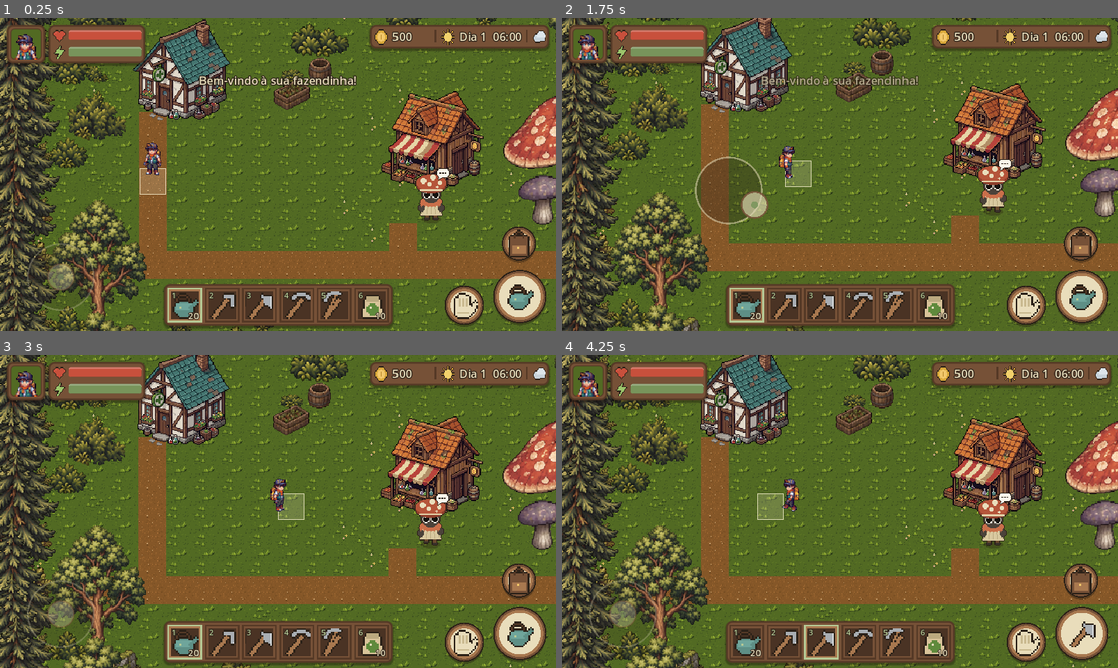
Above: before the commit, frames 1-4 (two rows, left to right).
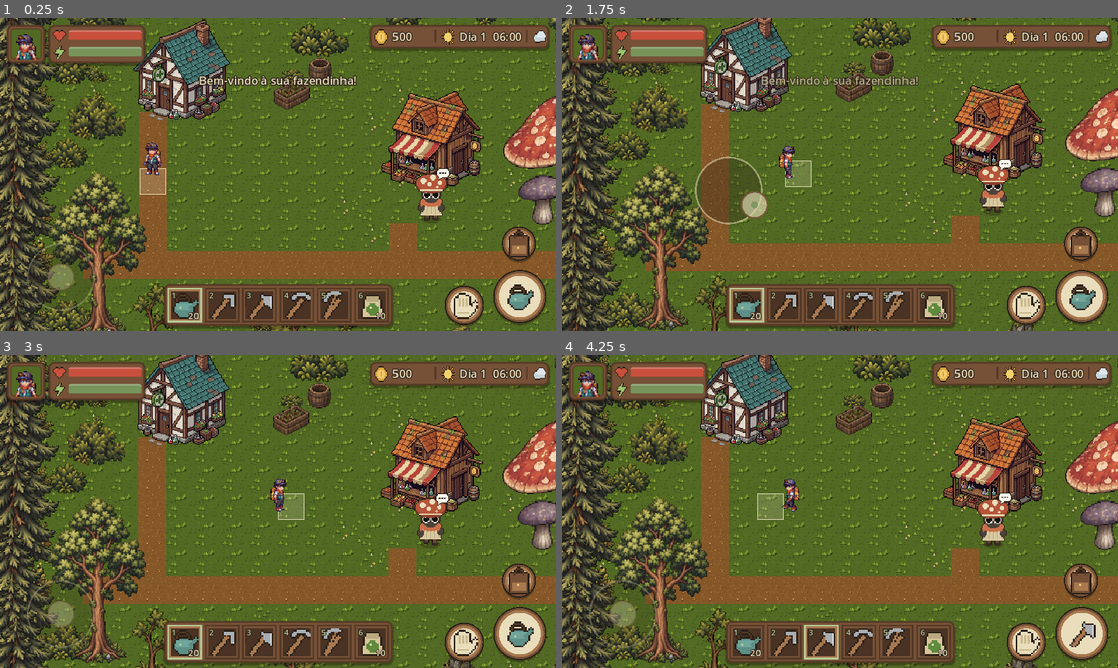
Above: after the commit, the same moments.

Repository: kyoubuerickfreitas-ux/fazendinha-fantastica
Game: Godot game, scene res://scenes/main.tscn
Two runs of this game, one before a commit and one after it. Both use one fixed random seed, a clock stepped at 60 frames per second and the inputs below.
Inputs (mouse positions are in pixels of both pictures, inside the frame that each line leads up to):
- Up to frame 1 (0.25 s): no input
- Up to frame 2 (1.75 s): tap Enter at 0.5 s; move the mouse to (962, 158) at 0.52 s; hold D (move_right) 0.53-1.25 s; hold E (interact) 0.53-1.25 s; click (962, 158) at 0.67 s; drag from (728, 190) to (812, 237) at 1.27 s
- Up to frame 3 (3 s): move the mouse to (333, 442) at 2.02 s; hold D (move_right) 2.03-2.75 s; hold E (interact) 2.03-2.75 s; tap 1 (slot_1) at 2.1 s; drag from (250, 574) to (111, 464) at 2.77 s
- Up to frame 4 (4.25 s): move the mouse to (1006, 558) at 3.52 s; hold A (move_left) from 3.53 s (still down); hold E (interact) from 3.53 s (still down); tap 3 (slot_3) at 3.6 s

The runs differ from the first frame. In frame 1, 5.4% of the frame differs, in the area x 7-85%, y 49-100%; in frame 2, 5.8%; in frame 3, 6.0%, in the area x 7-100%, y 45-100%; in frame 4, 6.0%.

Commit message:
Animais fantásticos: Moombor, Fofrança, Catarrápio e Piuplum
- tools/import_animals.py monta as spritesheets 4x4 de 64x64 a partir das folhas
  originais (detecta os quadros, remove o fundo xadrez pintado, espelha a direita)
- Animais passeiam pelo pasto, recebem carinho (amizade até 10) e no dia seguinte
  têm produto para coletar: leite, lã, trufa e ovo
- Novos itens vendáveis na caixa e na barraca; estado dos animais vai no save
- Teste automático cobre carinho, novo dia e coleta

Co-Authored-By: Claude Opus 5.5 <noreply@anthropic.com>
Claude-Session: https://claude.ai/code/session_01K8smMkd41S9KsmfWVPtWCG

Diff:
--- a/scripts/data/item_db.gd
+++ b/scripts/data/item_db.gd
@@ -12,7 +12,7 @@
 	"backpack": 21, "hand": 22, "bubble": 23, "moon": 24, "cloud": 25,
 }
 
-## type: tool | seed | crop | resource
+## type: tool | seed | crop | resource | product
 const ITEMS := {
 	"watering_can": {"name": "Regador", "icon": 0, "type": "tool", "desc": "Rega a terra arada. Encha na água do lago."},
 	"hoe": {"name": "Enxada", "icon": 1, "type": "tool", "desc": "Ara a grama para plantar."},
@@ -28,6 +28,11 @@
 	"tomato": {"name": "Tomate-Rubi", "icon": 9, "type": "crop", "sell": 70, "desc": "Vermelho como uma pedra preciosa."},
 	"kale": {"name": "Couve-Musgo", "icon": 10, "type": "crop", "sell": 35, "desc": "Folhas macias como musgo."},
 	"starflower": {"name": "Flor-Estrela", "icon": 11, "type": "crop", "sell": 110, "desc": "Brilha suavemente à noite."},
+
+	"milk": {"name": "Leite de Moombor", "icon": 26, "type": "product", "sell": 60, "desc": "Cremoso, com cheirinho de capim."},
+	"egg": {"name": "Ovo de Piuplum", "icon": 27, "type": "product", "sell": 30, "desc": "Cada ovo tem uma pintinha diferente."},
+	"wool": {"name": "Lã de Fofrança", "icon": 28, "type": "product", "sell": 80, "desc": "Macia como nuvem, com cheiro de flor."},
+	"truffle": {"name": "Trufa da Floresta", "icon": 29, "type": "product", "sell": 120, "desc": "Farejada pelo Catarrápio."},
 
 	"seed_carrot": {"name": "Sementes de Cenoura-Lunar", "icon": 12, "type": "seed", "crop": "carrot", "buy": 20, "desc": "Cresce em 3 dias."},
 	"seed_tomato": {"name": "Sementes de Tomate-Rubi", "icon": 13, "type": "seed", "crop": "tomato", "buy": 30, "desc": "Cresce em 4 dias."},
--- a/scripts/main.gd
+++ b/scripts/main.gd
@@ -79,16 +79,16 @@
 	var count := 0
 	for i in Game.INV_SIZE:
 		var s = Game.inventory[i]
-		if s != null and ItemDB.get_item(s["id"]).get("type", "") == "crop":
+		if s != null and ItemDB.get_item(s["id"]).get("type", "") in ["crop", "product"]:
 			total += ItemDB.sell_price(s["id"]) * int(s["qty"])
 			count += int(s["qty"])
 			Game.inventory[i] = null
 	if count == 0:
-		Game.toast.emit("Coloque colheitas aqui para vender.")
+		Game.toast.emit("Coloque colheitas e produtos aqui para vender.")
 		return
 	Game.inventory_changed.emit()
 	Game.add_money(total)
-	Game.toast.emit("Vendeu %d colheitas por %d moedas!" % [count, total])
+	Game.toast.emit("Vendeu %d itens por %d moedas!" % [count, total])
 
 
 func _sleep(rested: bool) -> void:
--- /dev/null
+++ b/scripts/world/animal.gd
@@ -0,0 +1,196 @@
+class_name Animal
+extends CharacterBody2D
+## Animal fantástico da fazenda: passeia pelo pasto, recebe carinho
+## e produz um item por dia quando foi bem cuidado no dia anterior.
+## Spritesheet 4x4 de 64x64. Linhas: baixo, esquerda, direita, cima. Pés em y=58.
+
+const SPECIES := {
+	"moombor": {"name": "Moombor", "speed": 22.0, "product": "milk", "chance": 1.0,
+		"body": Vector2(26, 10), "fps": 5.0},
+	"fofranca": {"name": "Fofrança", "speed": 20.0, "product": "wool", "chance": 1.0,
+		"body": Vector2(24, 10), "fps": 5.0},
+	"catarrapio": {"name": "Catarrápio", "speed": 30.0, "product": "truffle", "chance": 0.6,
+		"body": Vector2(20, 8), "fps": 7.0},
+	"piuplum": {"name": "Piuplum", "speed": 34.0, "product": "egg", "chance": 1.0,
+		"body": Vector2(12, 6), "fps": 8.0},
+}
+
+enum Dir { DOWN, LEFT, RIGHT, UP }
+
+var species := ""
+var nickname := ""
+var friendship := 0          # 0..10 corações
+var petted_today := false
+var has_product := false
+var area := Rect2()          # pasto onde ele passeia (em pixels)
+
+var _sprite: Sprite2D
+var _bubble: Sprite2D
+var _interact: Interactable
+var _dir := Dir.DOWN
+var _target := Vector2.ZERO
+var _wait := 0.0
+var _anim := 0.0
+var _rng := RandomNumberGenerator.new()
+
+
+func setup(p_species: String, p_area: Rect2, pos: Vector2) -> void:
+	species = p_species
+	nickname = SPECIES[species]["name"]
+	area = p_area
+	position = pos
+	_target = pos
+
+
+func _ready() -> void:
+	_rng.randomize()
+	_wait = _rng.randf_range(0.5, 3.0)
+	motion_mode = CharacterBody2D.MOTION_MODE_FLOATING
+
+	_sprite = Sprite2D.new()
+	_sprite.texture = load("res://assets/sprites/animals/%s.png" % species)
+	_sprite.hframes = 4
+	_sprite.vframes = 4
+	_sprite.position = Vector2(0, -26)
+	add_child(_sprite)
+
+	var col := CollisionShape2D.new()
+	var shape := RectangleShape2D.new()
+	shape.size = SPECIES[species]["body"]
+	col.shape = shape
+	col.position = Vector2(0, -shape.size.y / 2)
+	add_child(col)
+
+	_bubble = Sprite2D.new()
+	_bubble.visible = false
+	_bubble.position = Vector2(0, -50)
+	add_child(_bubble)
+
+	_interact = Interactable.new()
+	_interact.reach = 30.0
+	_interact.position = Vector2(0, -6)
+	_interact.interacted.connect(_on_interact)
+	add_child(_interact)
+	_refresh()
+
+
+func _physics_process(delta: float) -> void:
+	var v := Vector2.ZERO
+	if _wait > 0.0:
+		_wait -= delta
+		if _wait <= 0.0:
+			_pick_target()
+	else:
+		var to := _target - position
+		if to.length() < 3.0:
+			_wait = _rng.randf_range(1.5, 5.0)
+		else:
+			v = to.normalized() * float(SPECIES[species]["speed"])
+	velocity = v
+	var before := position
+	move_and_slide()
+	if v != Vector2.ZERO and position.distance_to(before) < 0.05:
+		_wait = _rng.randf_range(0.5, 2.0)   # esbarrou em algo: desiste
+
+	if v.length() > 0.1:
+		if abs(v.x) > abs(v.y):
+			_dir = Dir.RIGHT if v.x > 0 else Dir.LEFT
+		else:
+			_dir = Dir.DOWN if v.y > 0 else Dir.UP
+		_anim += delta * float(SPECIES[species]["fps"])
+		_sprite.frame = _dir * 4 + int(_anim) % 4
+	else:
+		_sprite.frame = _dir * 4
+	_bubble.position.y = -50 + sin(Time.get_ticks_msec() / 300.0) * 1.5
+
+
+func _pick_target() -> void:
+	_target = Vector2(
+		_rng.randf_range(area.position.x, area.end.x),
+		_rng.randf_range(area.position.y, area.end.y))
+	if position.distance_to(_target) > 120:
+		_target = position + (_target - position).limit_length(120)
+
+
+func _on_interact(_who: Node) -> void:
+	_wait = 2.5   # para e olha para o jogador
+	if has_product:
+		var item: String = SPECIES[species]["product"]
+		if Game.add_item(item, 1) == 0:
+			has_product = false
+			_float_text("+1 %s" % ItemDB.item_name(item))
+			FX.spawn(get_parent(), "harvest", position + Vector2(0, -20))
+	elif not petted_today:
+		petted_today = true
+		friendship = mini(friendship + 1, 10)
+		_float_heart()
+		Game.toast.emit("%s adorou o carinho! (%d/10 ♥)" % [nickname, friendship])
+	else:
+		Game.toast.emit("%s já está feliz hoje." % nickname)
+	_refresh()
+
+
+## Chamado ao começar um novo dia.
+func new_day() -> void:
+	if petted_today and not has_product:
+		has_product = _rng.randf() < float(SPECIES[species]["chance"]) + friendship * 0.04
+	petted_today = false
+	_refresh()
+
+
+func _refresh() -> void:
+	if not is_inside_tree():
+		return
+	if has_product:
+		_interact.label = "Coletar"
+		_bubble.texture = ItemDB.icon(SPECIES[species]["product"])
+		_bubble.visible = true
+	else:
+		_interact.label = "Carinho" if not petted_today else nickname
+		_bubble.visible = false
+
+
+func _float_heart() -> void:
+	var h := Sprite2D.new()
+	h.texture = ItemDB.ui_icon("heart")
+	h.position = position + Vector2(0, -48)
+	h.z_index = 50
+	get_parent().add_child(h)
+	var tw := h.create_tween()
+	tw.set_parallel()
+	tw.tween_property(h, "position:y", h.position.y - 16, 0.9)
+	tw.tween_property(h, "modulate:a", 0.0, 0.9).set_delay(0.4)
+	tw.chain().tween_callback(h.queue_free)
+
+
+func _float_text(text: String) -> void:
+	var l := Label.new()
+	l.text = text
+	l.add_theme_font_size_override("font_size", 10)
+	l.add_theme_color_override("font_color", Color("fdf6e3"))
+	l.add_theme_color_override("font_outline_color", Color("2b2118"))
+	l.add_theme_constant_override("outline_size", 4)
+	l.size = Vector2(100, 14)
+	l.position = position + Vector2(-50, -60)
+	l.horizontal_alignment = HORIZONTAL_ALIGNMENT_CENTER
+	l.z_index = 50
+	get_parent().add_child(l)
+	var tw := l.create_tween()
+	tw.set_parallel()
+	tw.tween_property(l, "position:y", l.position.y - 18, 0.9)
+	tw.tween_property(l, "modulate:a", 0.0, 0.9).set_delay(0.4)
+	tw.chain().tween_callback(l.queue_free)
+
+
+func serialize() -> Dictionary:
+	return {"species": species, "x": position.x, "y": position.y, "friendship": friendship,
+		"petted": petted_today, "product": has_product}
+
+
+func restore(d: Dictionary) -> void:
+	position = Vector2(float(d.get("x", position.x)), float(d.get("y", position.y)))
+	_target = position
+	friendship = int(d.get("friendship", 0))
+	petted_today = bool(d.get("petted", false))
+	has_product = bool(d.get("product", false))
+	_refresh()
--- a/scripts/world/farm_world.gd
+++ b/scripts/world/farm_world.gd
@@ -35,6 +35,11 @@
 var props := {}          # Vector2i -> Prop
 
 var entities: Node2D     # contêiner com Y-sort (jogador, objetos, NPCs)
+var animals: Array[Animal] = []
+
+## Pasto dos animais (em células): x 32..45, y 13..18
+const PASTURE := Rect2i(32, 13, 14, 6)
+const STARTING_ANIMALS := ["moombor", "fofranca", "catarrapio", "piuplum", "piuplum"]
 var player_start := Vector2.ZERO
 
 var _ground_layer := Node2D.new()
@@ -97,6 +102,8 @@
 			_spawn_prop(str(p[0]), Vector2i(int(p[1]), int(p[2])), int(p[3]), int(p[4]) if p.size() > 4 else 0)
 	else:
 		_generate_props(rng)
+
+	_spawn_animals(saved.get("animals", []))
 
 	soil.clear()
 	if saved.has("soil"):
@@ -236,7 +243,7 @@
 	for y in range(3, H - 3):
 		for x in range(2, W - 2):
 			var c := Vector2i(x, y)
-			if not _is_free_grass(c) or _near_path(c):
+			if not _is_free_grass(c) or _near_path(c) or PASTURE.grow(1).has_point(c):
 				continue
 			var r := rng.randf()
 			var in_farm := x >= 5 and x <= 24 and y >= 14 and y <= 30
@@ -257,6 +264,18 @@
 
 
 const TALL := ["tree", "old_tree", "pine", "sapling", "mushroom", "boulder", "tent"]
+
+
+func _spawn_animals(saved: Array) -> void:
+	var area := Rect2(PASTURE.position * TILE, PASTURE.size * TILE).grow(-12)
+	for i in STARTING_ANIMALS.size():
+		var a := Animal.new()
+		var pos := area.position + Vector2(area.size.x * (0.15 + 0.18 * i), area.size.y * (0.3 + 0.4 * (i % 2)))
+		a.setup(STARTING_ANIMALS[i], area, pos)
+		entities.add_child(a)
+		if i < saved.size() and saved[i] is Dictionary and saved[i].get("species", "") == STARTING_ANIMALS[i]:
+			a.restore(saved[i])
+		animals.append(a)
 
 
 func _can_place_tree(c: Vector2i, spread: int) -> bool:
@@ -482,6 +501,8 @@
 	# o mato volta a crescer aos pouquinhos
 	var rng := RandomNumberGenerator.new()
 	rng.randomize()
+	for a in animals:
+		a.new_day()
 	for i in 3:
 		var c := Vector2i(rng.randi_range(5, 24), rng.randi_range(14, 30))
 		if _is_free_grass(c):
@@ -499,7 +520,10 @@
 	for c in soil:
 		var d: Dictionary = soil[c]
 		s.append({"x": c.x, "y": c.y, "wet": d["wet"], "crop": d["crop"], "growth": d["growth"]})
-	return {"props": p, "soil": s}
+	var an := []
+	for a in animals:
+		an.append(a.serialize())
+	return {"props": p, "soil": s, "animals": an}
 
 
 # =================================================================== desenho
--- a/tests/smoke_test.gd
+++ b/tests/smoke_test.gd
@@ -76,6 +76,22 @@
 	main.save_now()
 	var reloaded: Dictionary = game.load_game()
 	print("save ok, canteiros salvos: ", reloaded.get("soil", []).size())
+	# animais: carinho, novo dia, coleta
+	var cow = w.animals[0]
+	cow._on_interact(p)
+	assert(cow.petted_today, "carinho deveria marcar o dia")
+	w.on_new_day()
+	assert(cow.has_product, "o Moombor deveria ter leite no dia seguinte")
+	cow._on_interact(p)
+	print("leite coletado: ", game.count_item("milk"))
+	assert(game.count_item("milk") == 1)
+	for an in w.animals:
+		an.has_product = an != cow
+		an._refresh()
+	p.position = Vector2(38 * 32, 16 * 32)
+	main.camera.reset_smoothing()
+	await _wait(2.5)
+	await _shot("07_pasto")
 	main.hud.toggle_backpack()
 	await _shot("04_mochila")
 	main.hud.close_panel()
Binary file added: assets/source/animals/catarrapio.png
Binary file added: assets/source/animals/fofranca.png
Binary file added: assets/source/animals/moombor.webp
Binary file added: assets/source/animals/piuplum.webp
Binary file added: assets/sprites/animals/catarrapio.png
Not shown, added: assets/sprites/animals/catarrapio.png.import
Binary file added: assets/sprites/animals/fofranca.png
Not shown, added: assets/sprites/animals/fofranca.png.import
Binary file added: assets/sprites/animals/moombor.png
Not shown, added: assets/sprites/animals/moombor.png.import
Binary file added: assets/sprites/animals/piuplum.png
Not shown, added: assets/sprites/animals/piuplum.png.import
(and 3 more such lines)
